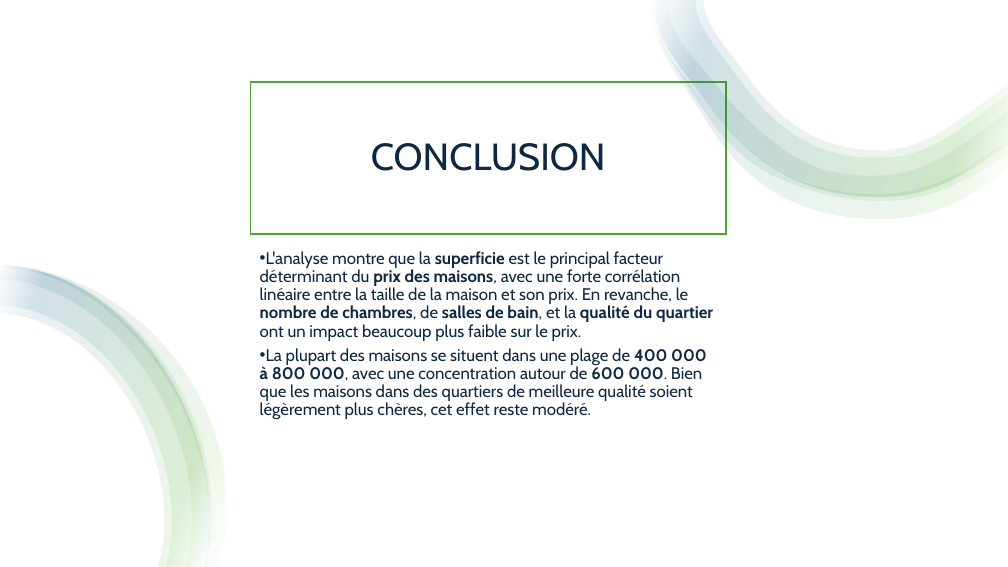
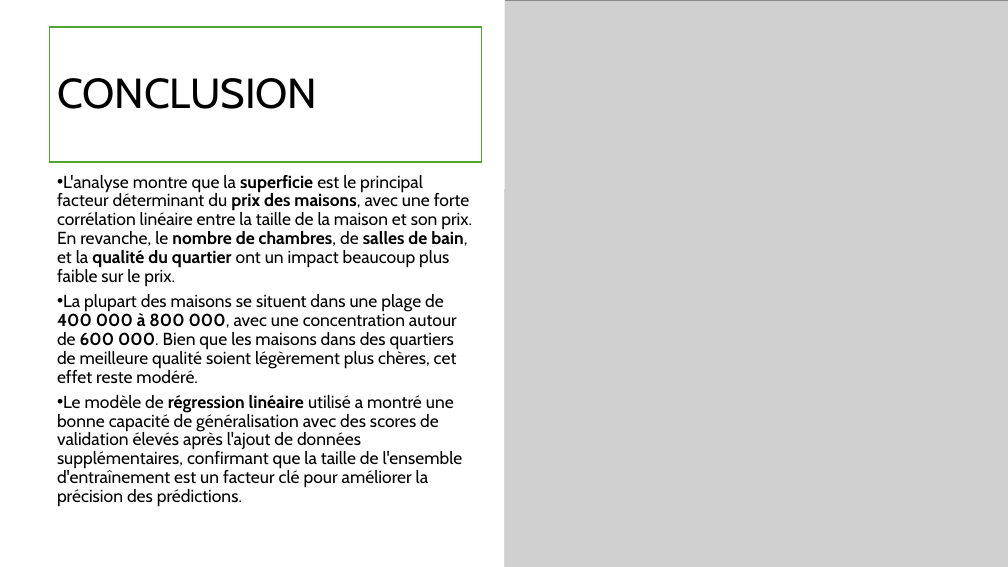
Before and after one commit to Samia-Mouhoubi/pratique-kaggle-2, a slide deck: slide 11 of Dataset2.pptx (slide 10 before the commit). Drawn at 1008x567 pixels with LibreOffice and Linux fonts; fonts in the diff are those of the drawing; grey boxes stand for pictures. Boxes give left, top, right and bottom in pixels: in the first picture for what was removed or moved away, otherwise in the second. Text is boxed around its words. In the diff, an @@ line names an element or a change of style, - is before the commit and + after.

Commit message:
Ajout machine learning

```diff
--- a/Dataset2.pptx
+++ b/Dataset2.pptx
@@ rectangle added at (0, 0, 504, 567), fill #FFFFFF @@
@@ rectangle added at (0, 0, 504, 189), fill #FFFFFF @@
@@ rectangle "CONCLUSION": place and size @@
-rectangle "CONCLUSION" at (250, 82, 726, 234)
+rectangle "CONCLUSION" at (49, 27, 481, 162)
@@ rectangle "CONCLUSION" at (49, 27, 481, 162): size 36 to 40 pt, text colour #0E2841 to #000000; alignment centre to left @@
@@ picture added at (504, 0, 1008, 567) @@
@@ group removed at (650, 0, 1008, 219): 4 freeform shapes @@
@@ text "L'analyse montre que la superficie ...": place and size @@
-text "L'analyse montre que la superficie ..." at (260, 251, 713, 419)
+text "L'analyse montre que la superficie ..." at (57, 175, 472, 507)
@@ text "L'analyse montre que la superficie ..." at (57, 175, 472, 507): vertical alignment top to middle @@
@@ text at (57, 175, 472, 384): size 16 to 16.6 pt, text colour #0E2841 to #000000 in "L'analyse montre que la superficie est le ...", "La plupart des maisons se situent dans ..." @@
@@ group removed at (0, 265, 227, 567): 4 freeform shapes @@
@@ text at (57, 395, 463, 507): paragraph added @@
+• Le modèle de régression linéaire utilisé a montré une bonne capacité de généralisation avec des scores de validation élevés après l'ajout de données supplémentaires, confirmant que la taille de l'ensemble d'entraînement est un facteur clé pour améliorer la précision des prédictions.
```
Also in this commit, not shown: 1 other slide changed, 2 slides added, 1 slide removed, 1 other file.
